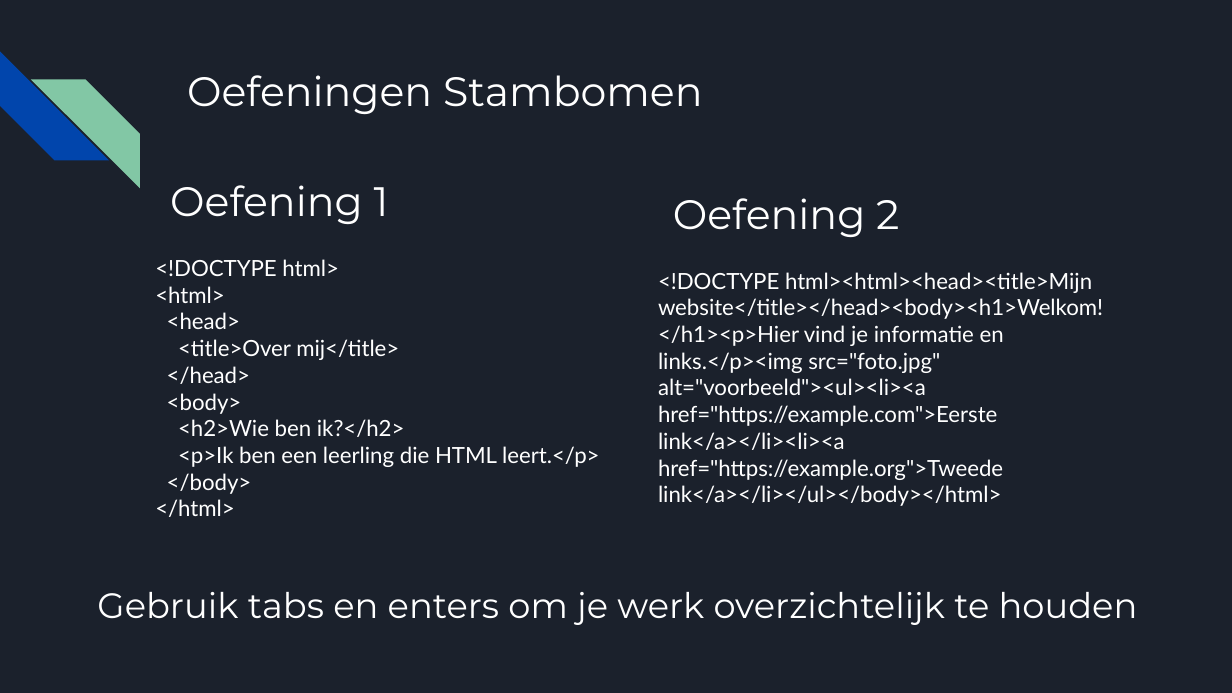
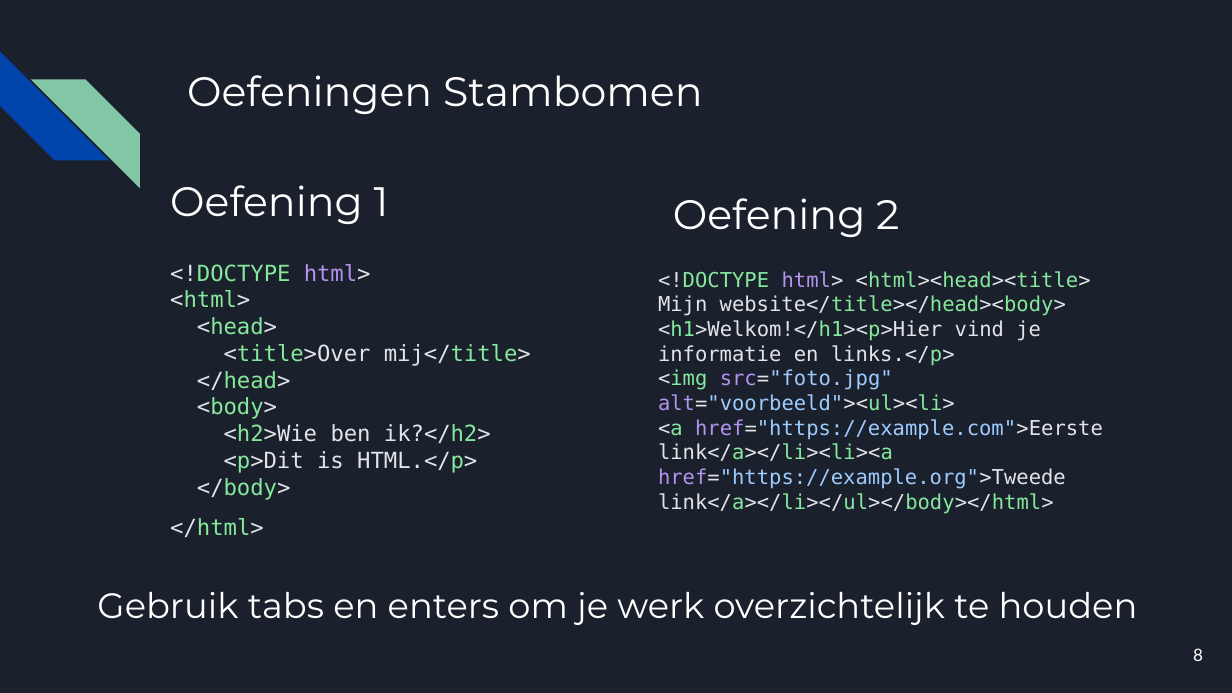
Before and after one commit to emmauscollege/emmauscollege.github.io, a slide deck: slide 8 of methode/static/theorie/webdesign/1.2-html-tags.pptx. Drawn at 1232x693 pixels with LibreOffice and Linux fonts; fonts in the diff are those of the drawing. Boxes give left, top, right and bottom in pixels: in the first picture for what was removed or moved away, otherwise in the second. Text is boxed around its words. In the diff, an @@ line names an element or a change of style, - is before the commit and + after.

Commit message:
New slides

```diff
--- a/methode/static/theorie/webdesign/1.2-html-tags.pptx
+++ b/methode/static/theorie/webdesign/1.2-html-tags.pptx
@@ text "<!DOCTYPE html>": place and size @@
-text "<!DOCTYPE html>" at (155,259,600,517)
+text "<!DOCTYPE html>" at (170,264,531,537)
@@ text at (170,264,531,537): font Lato to DejaVu Sans Mono, text colour #FFFFFF to #E1E4E8 in "<!DOCTYPE html>", "<html>", "<head>", "<title>Over mij</title>" and 5 more places; text colour #FFFFFF to #85E89D in "<!DOCTYPE", "<html>", "<head>", "<title>Over mij</title>" and 5 more places; text colour #FFFFFF to #B392F0 in "html>"; line spacing 1 to 1.5 @@
@@ text at (658,271,1103,514): text changed; size 13 to 12 pt; font Lato to DejaVu Sans Mono; text colour #FFFFFF to #E1E4E8 @@
-<!DOCTYPE html><html><head><title>Mijn website</title></head><body><h1>Welkom!</h1><p>Hier vind je informatie en links.</p><img src="foto.jpg" alt="voorbeeld"><ul><li><a href="https://example.com">Eerste link</a></li><li><a href="https://example.org">Tweede link</a></li></ul></body></html>
+<!DOCTYPE html> <html><head><title> Mijn website</title></head><body> <h1>Welkom!</h1><p>Hier vind je informatie en links.</p>
+<img src="foto.jpg" alt="voorbeeld"><ul><li>
+<a href="https://example.com">Eerste link</a></li><li><a href="https://example.org">Tweede link</a></li></ul></body></html>
@@ text at (224,451,477,473): text changed; font Lato to DejaVu Sans Mono; text colour #FFFFFF to #E1E4E8 @@
-<p>Ik ben een leerling die HTML leert.</p>
+<p>Dit is HTML.</p>
@@ page number added at (1193,648,1203,661), 10 pt, text #FFFFFF @@
+8
```
Also in this commit, not shown: 13 other slides changed, 5 other files.
